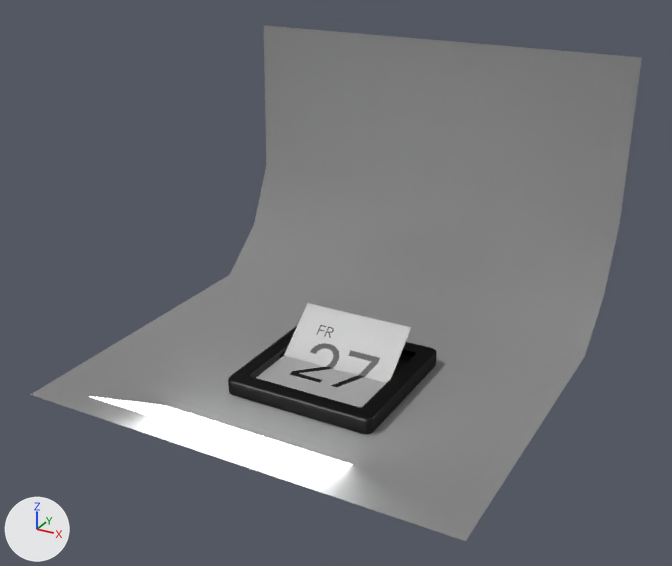
What one commit did to the Blender file apps/src/calendar.blend.
Both versions are drawn from a 50 mm lens placed at (7.24, -12.51, 8.74), pointed at (0.32, 0.08, 2.44). The axes (+X, +Y, +Z) are drawn at lower left. The lights are the same throughout.
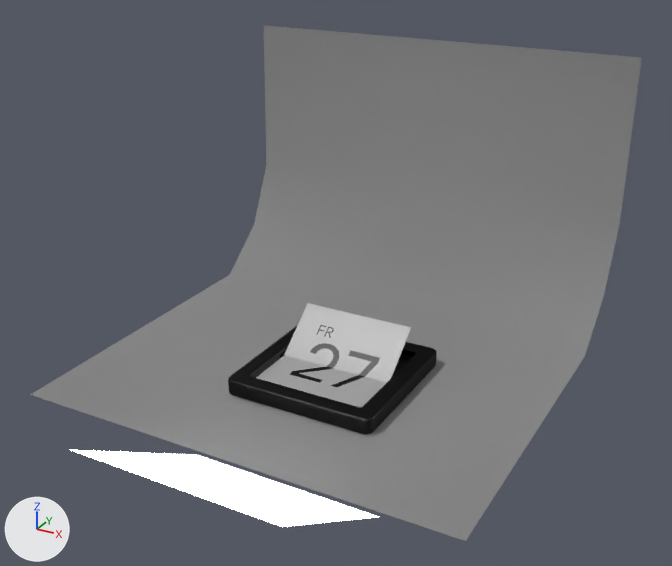
Commit message: / ‘apps/src/calendar.blend’ / ‘apps/src/calendar.blend1’

Changed parts and their boxes (x1, y1, x2, y2) in the pictures (672 x 566 px):
```json
{"object": "Plane.004", "change": "moved", "before": [89, 396, 352, 465], "after": [71, 450, 379, 527]}
```

The change, as JSON lines over the scene's bpy script:
```json
{"op": "set", "path": "ob_plane_004.location", "old": "(-0.33, -2.41, 0.81)", "new": "(-0.03, -3.19, 0.43)"}
```
